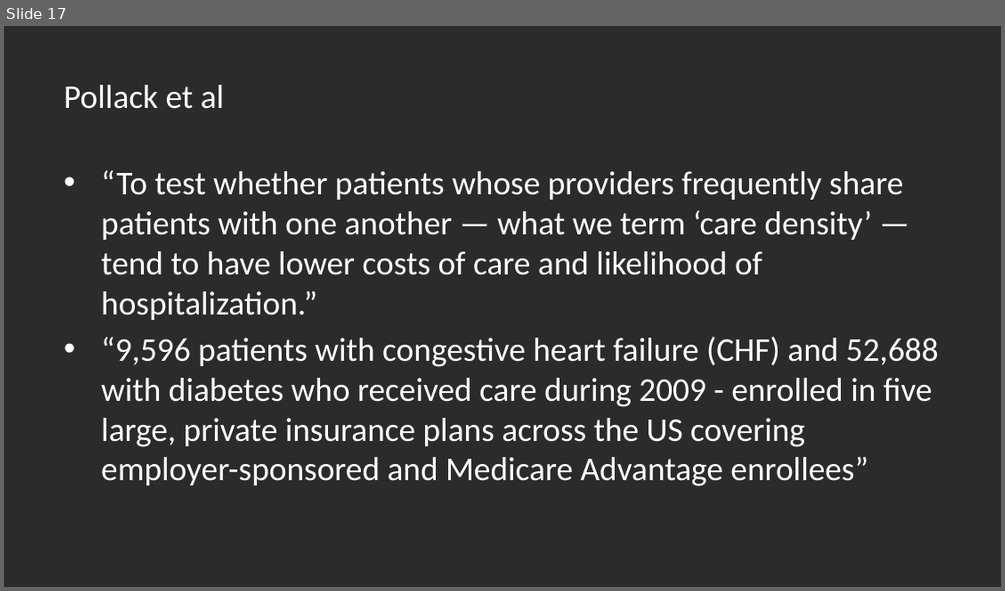
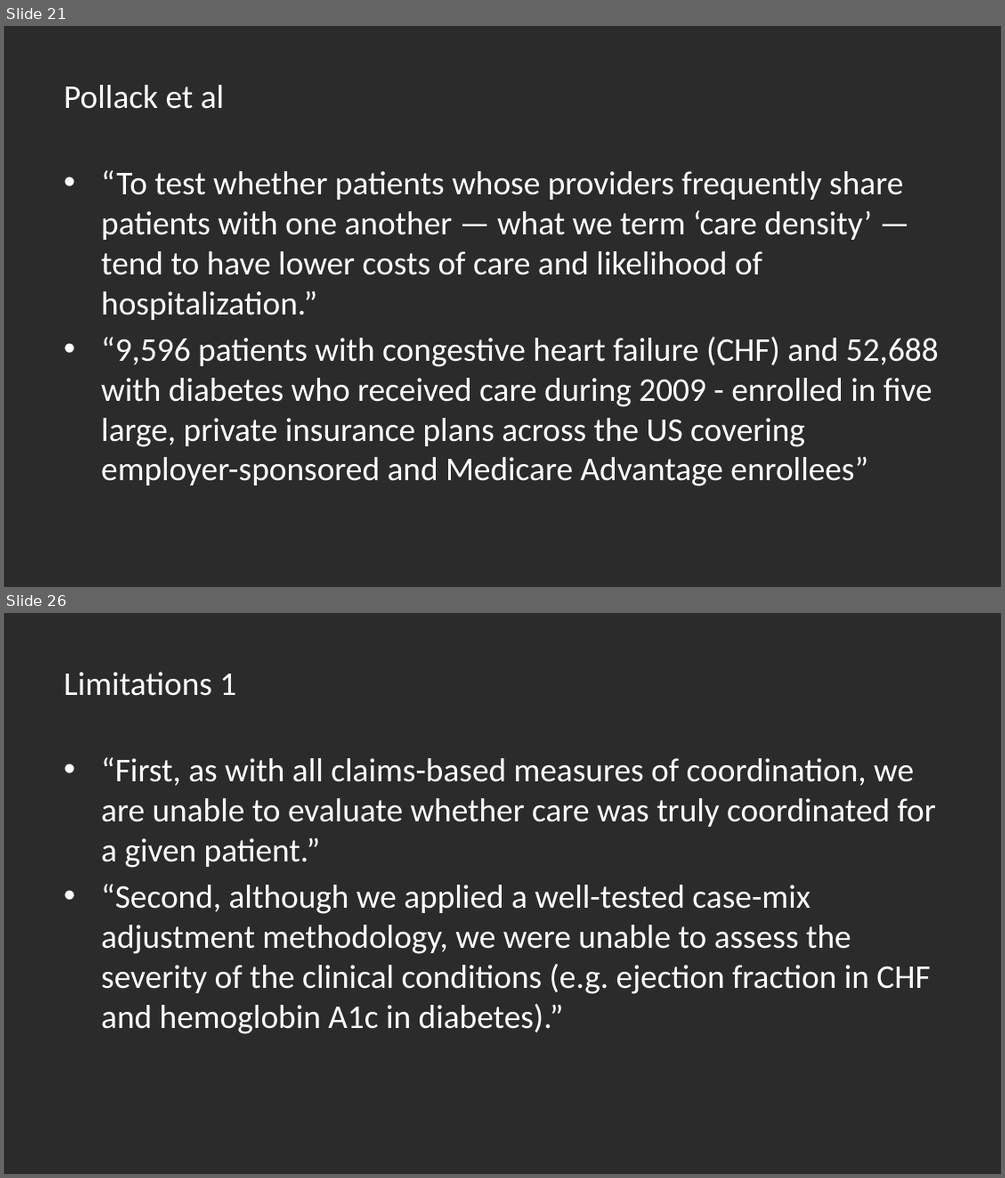
Before and after one commit to thadryanjs/presentations, a slide deck: Rotation1/Rotation1.pptx. Shown one above the other, each under a label of ours: slide 17 before the commit, slides 21 and 26 after it; the slides between them are not shown. The pictures are 1005x591 and 1005x1178 pixels, drawn with LibreOffice and Linux fonts; fonts in the diff are those of the drawing; background and template pictures are left out; a plain dark background stands for a picture behind light text. Boxes give left, top, right and bottom in pixels: in the first picture for what was removed or moved away, otherwise in the second. Text is boxed around its words. In the diff, an @@ line names an element or a change of style, - is before the commit and + after.

```diff
--- a/Rotation1/Rotation1.pptx
+++ b/Rotation1/Rotation1.pptx
@@ slide 26 added at (x1=4, y1=613, x2=1001, y2=1174), background picture (left out) @@
@@ title added at (x1=64, y1=672, x2=236, y2=696), 24 pt, text #FFFFFF @@
+Limitations 1
@@ text added at (x1=101, y1=757, x2=936, y2=1034), 24 pt, text #FFFFFF @@
+• “First, as with all claims-based measures of coordination, we are unable to evaluate whether care was truly coordinated for a given patient.”
+• “Second, although we applied a well-tested case-mix adjustment methodology, we were unable to assess the severity of the clinical conditions (e.g. ejection fraction in CHF and hemoglobin A1c in diabetes).”
@@ what was slide 17 is now slide 21 @@
```
Also in this commit, not shown: 3 slides changed, 7 other slides added, 1 slide removed, 1 other file.
